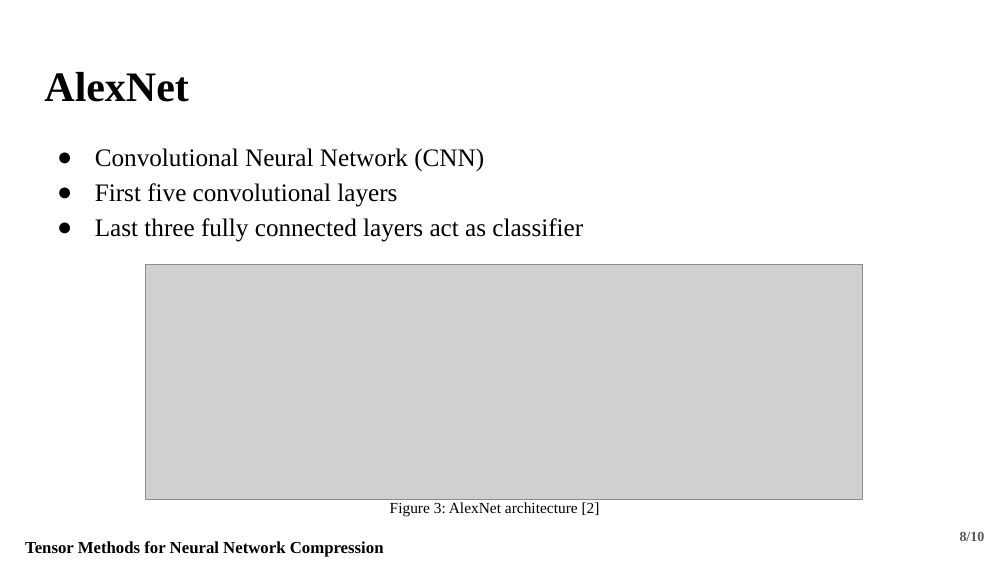
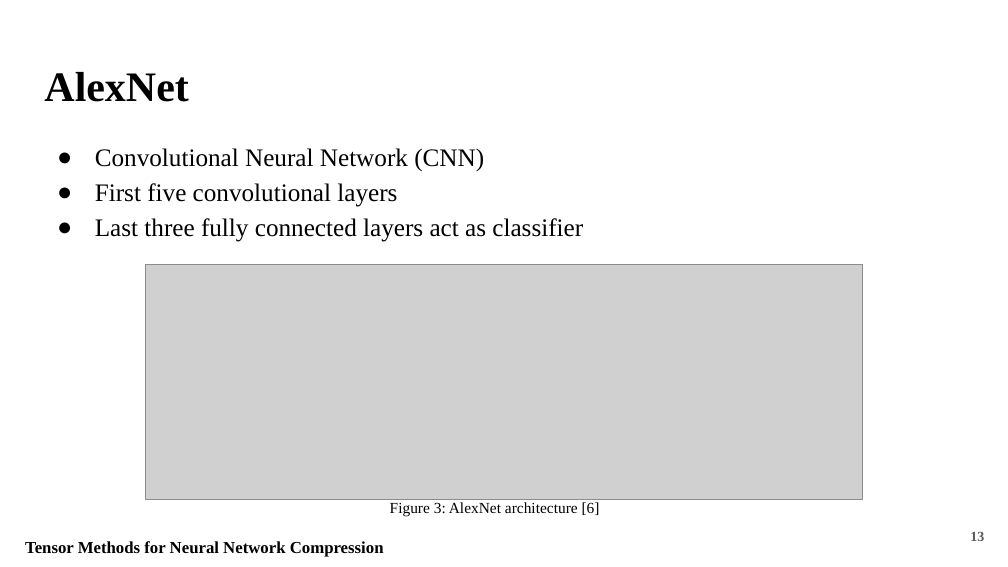
Before and after one commit to Fraunhofer-SCAI/canonical-cnn, a slide deck: slide 13 of Presentation/Fraunhofer_Presentation.pptx (slide 8 before the commit). Drawn at 1008x567 pixels with LibreOffice and Linux fonts; fonts in the diff are those of the drawing; grey boxes stand for pictures. Boxes give left, top, right and bottom in pixels: in the first picture for what was removed or moved away, otherwise in the second. Text is boxed around its words. In the diff, an @@ line names an element or a change of style, - is before the commit and + after.

```diff
--- a/Presentation/Fraunhofer_Presentation.pptx
+++ b/Presentation/Fraunhofer_Presentation.pptx
@@ text at (390, 502, 600, 516): text changed @@
-Figure 3: AlexNet architecture [2]
+Figure 3: AlexNet architecture [6]
@@ text at (970, 532, 984, 541): text changed @@
-8/10
+13
```
Also in this commit, not shown: 8 other slides changed, 6 slides added, 1 other file.
